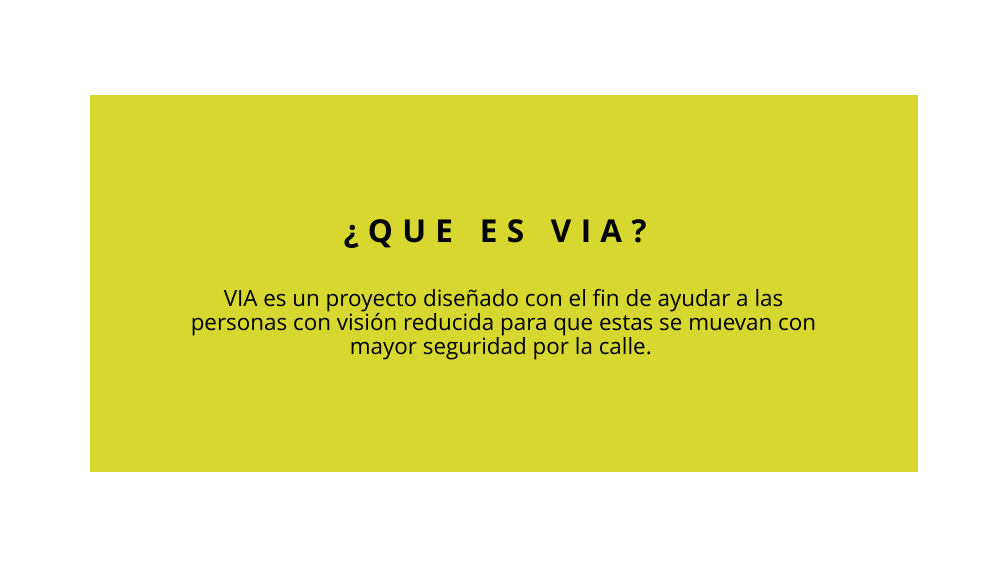
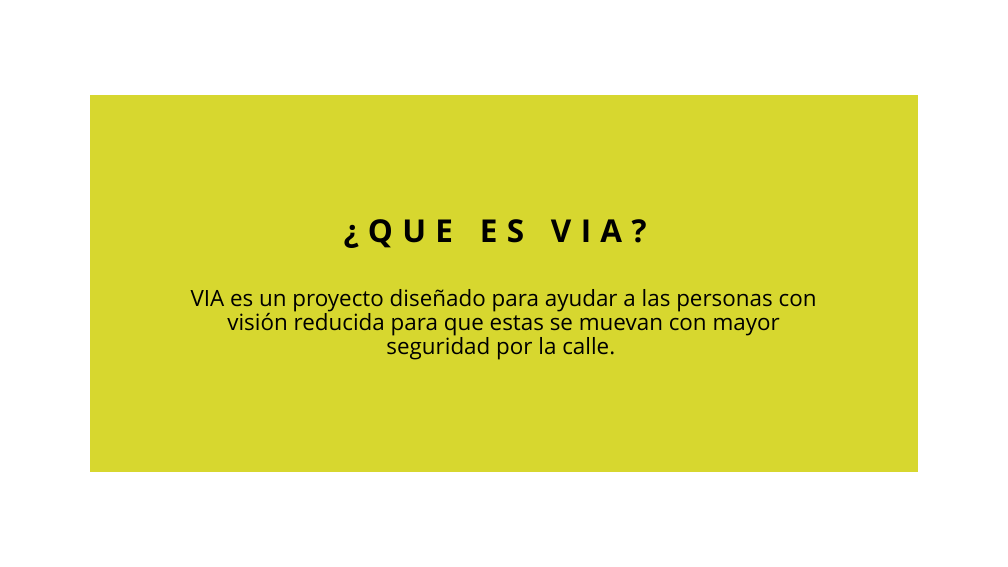
Before and after one commit to impatrq/VIA, a slide deck: slide 4 of Documentación/VIA - Exposición de proyecto.pptx. Drawn at 1008x567 pixels with LibreOffice and Linux fonts; fonts in the diff are those of the drawing. Boxes give left, top, right and bottom in pixels: in the first picture for what was removed or moved away, otherwise in the second. Text is boxed around its words. In the diff, an @@ line names an element or a change of style, - is before the commit and + after.

```diff
--- a/Documentación/VIA - Exposición de proyecto.pptx
+++ b/Documentación/VIA - Exposición de proyecto.pptx
@@ text at (x1=191, y1=289, x2=817, y2=360): text changed @@
-VIA es un proyecto diseñado con el fin de ayudar a las personas con visión reducida para que estas se muevan con mayor seguridad por la calle.
+VIA es un proyecto diseñado para ayudar a las personas con visión reducida para que estas se muevan con mayor seguridad por la calle.
```
Also in this commit, not shown: 1 other slide changed, 1 other file.
